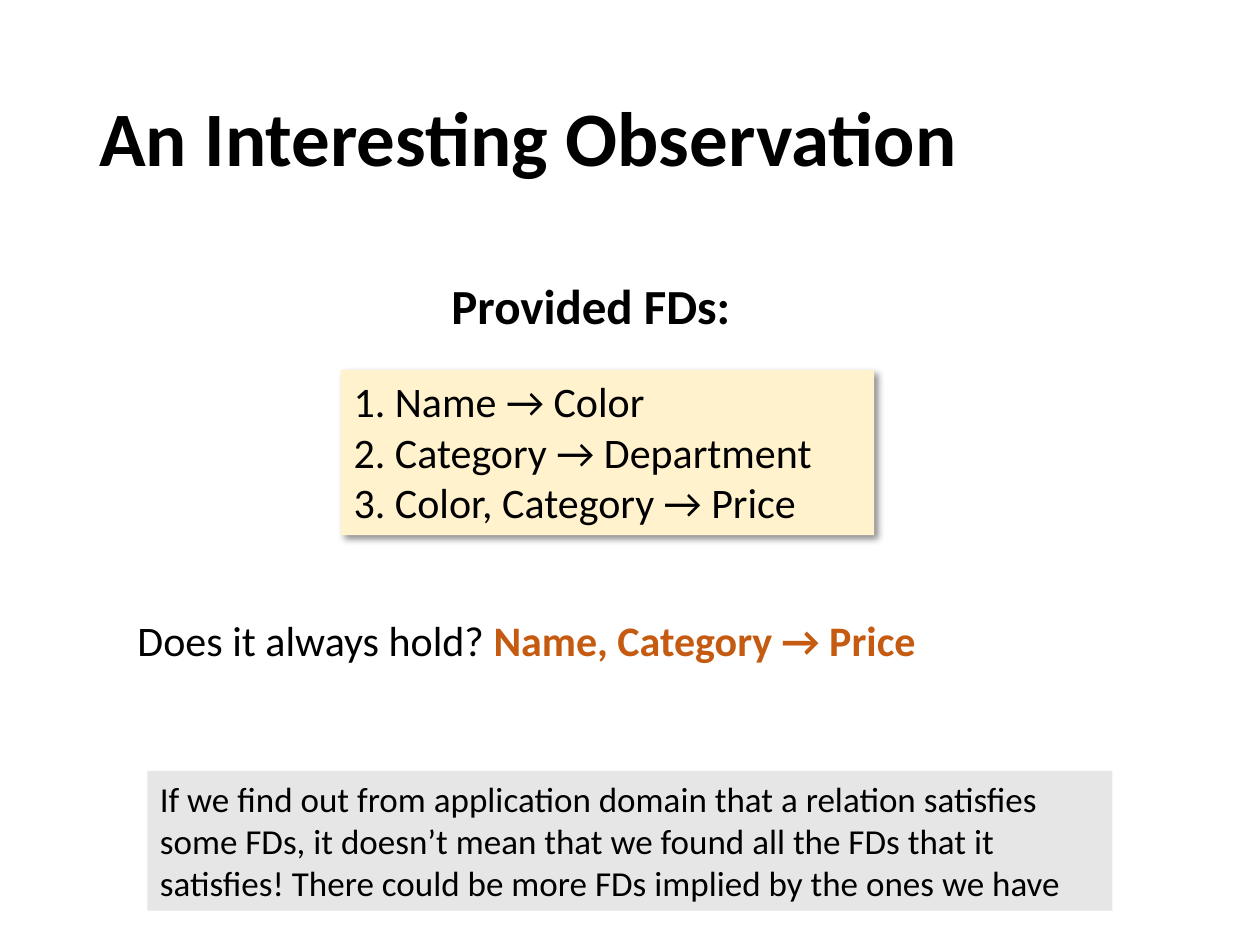
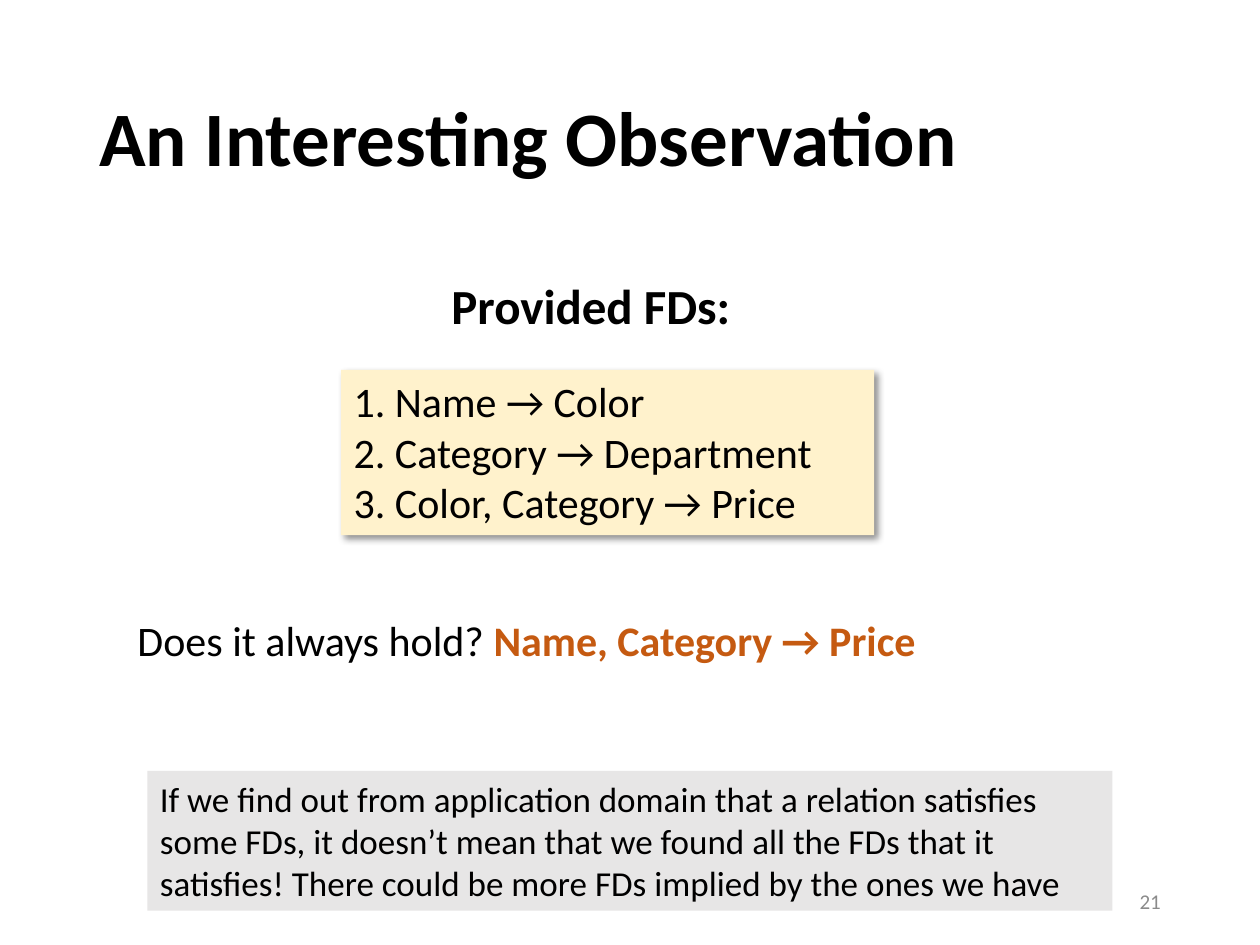
Before and after one commit to sfu-db/cmpt354, a slide deck: slide 21 of Lectures/lec9-design-theory.pptx. Drawn at 1260x945 pixels with LibreOffice and Linux fonts; fonts in the diff are those of the drawing. Boxes give left, top, right and bottom in pixels: in the first picture for what was removed or moved away, otherwise in the second. Text is boxed around its words. In the diff, an @@ line names an element or a change of style, - is before the commit and + after.

```diff
--- a/Lectures/lec9-design-theory.pptx
+++ b/Lectures/lec9-design-theory.pptx
@@ page number added at (x1=1140, y1=895, x2=1161, y2=909), 12 pt, text #8C8C8C @@
+21
```
Also in this commit, not shown: 26 other slides changed, 1 other file.
